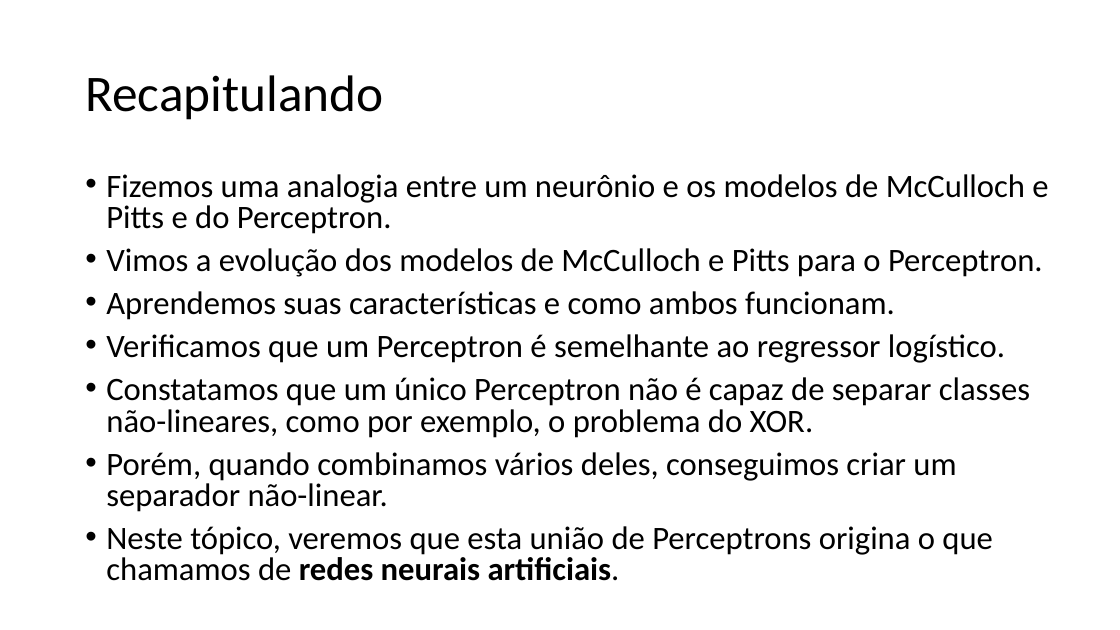
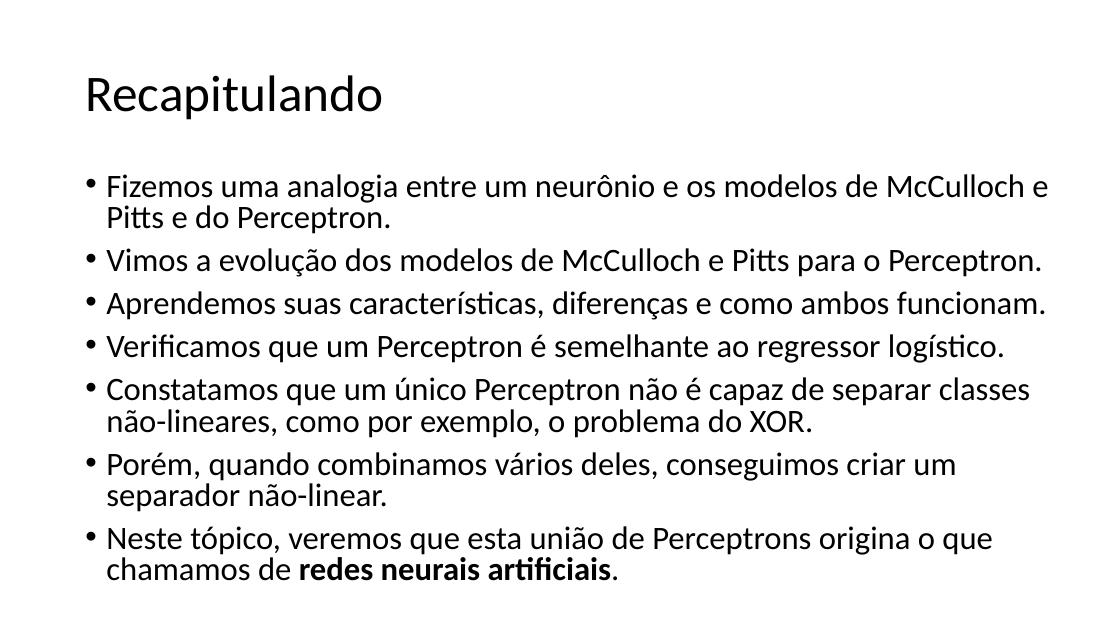
Before and after one commit to zz4fap/t320_aprendizado_de_maquina, a slide deck: slide 2 of slides/T320_Redes_Neurais_Artificiais (Parte II).pptx. Drawn at 1120x630 pixels with LibreOffice and Linux fonts; fonts in the diff are those of the drawing. Boxes give left, top, right and bottom in pixels: in the first picture for what was removed or moved away, otherwise in the second. Text is boxed around its words. In the diff, an @@ line names an element or a change of style, - is before the commit and + after.

```diff
--- a/slides/T320_Redes_Neurais_Artificiais (Parte II).pptx
+++ b/slides/T320_Redes_Neurais_Artificiais (Parte II).pptx
@@ text at <box>106,291,1047,320</box>: text changed @@
-• Aprendemos suas características e como ambos funcionam.
+• Aprendemos suas características, diferenças e como ambos funcionam.
```
Also in this commit, not shown: 6 other slides changed, 3 other files.
